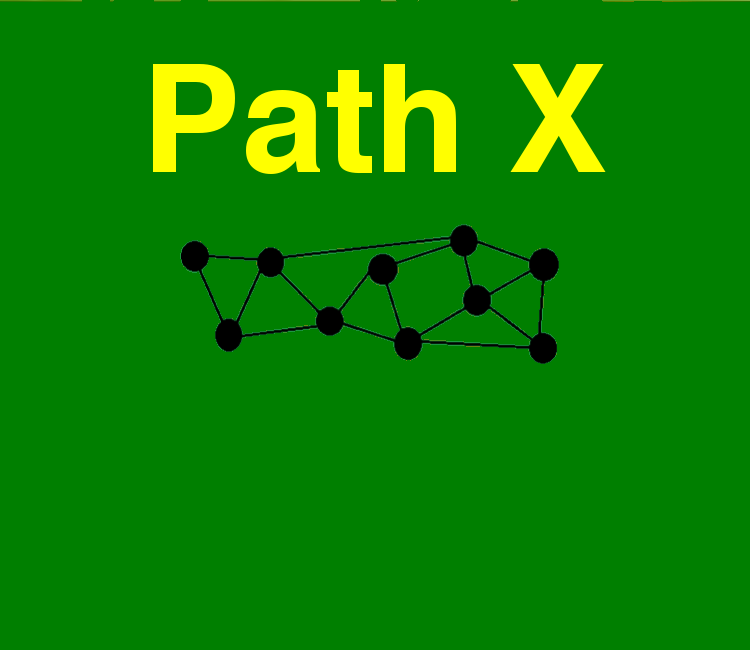
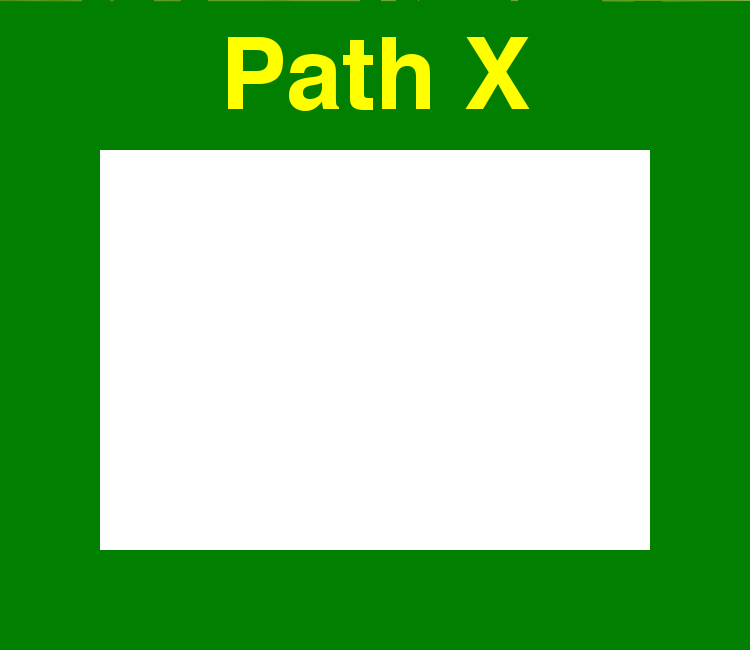
Layers edited between the first and the second w=750, h=650 image:
painted on "Path X" over bbox(153, 37, 606, 174)
painted on "BackgroundMenu.png" over bbox(100, 150, 650, 550)
